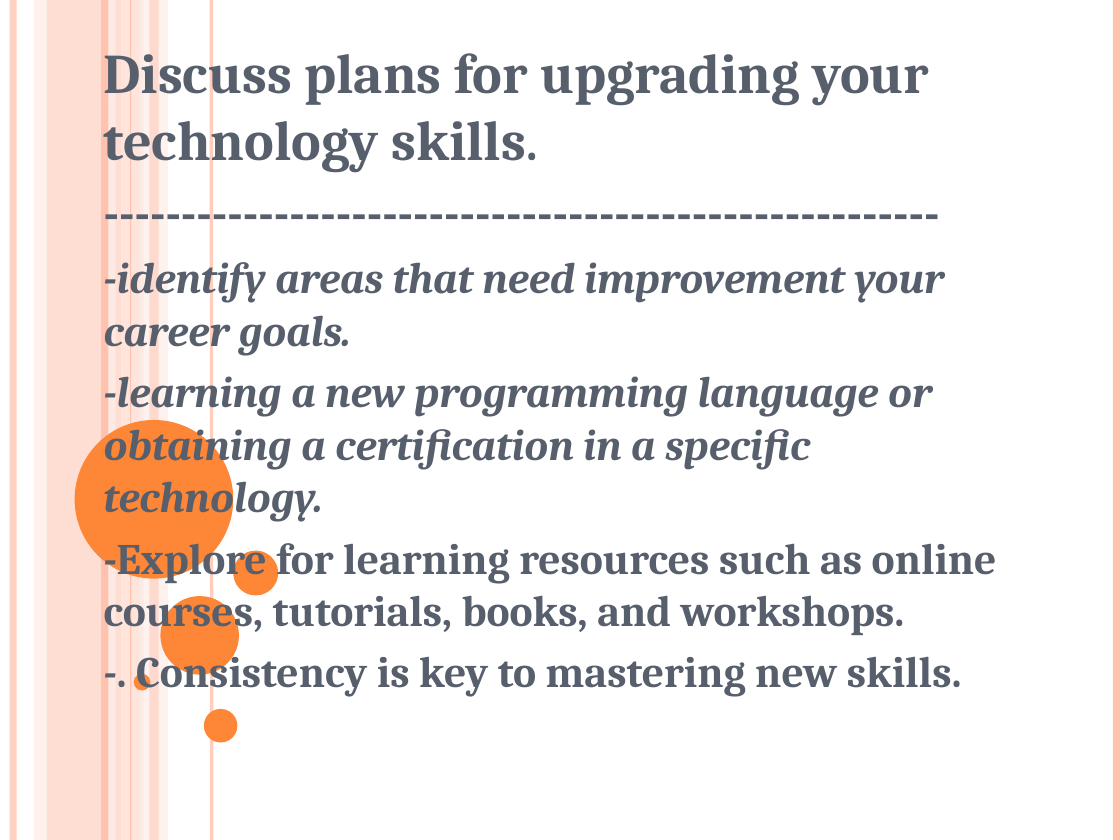
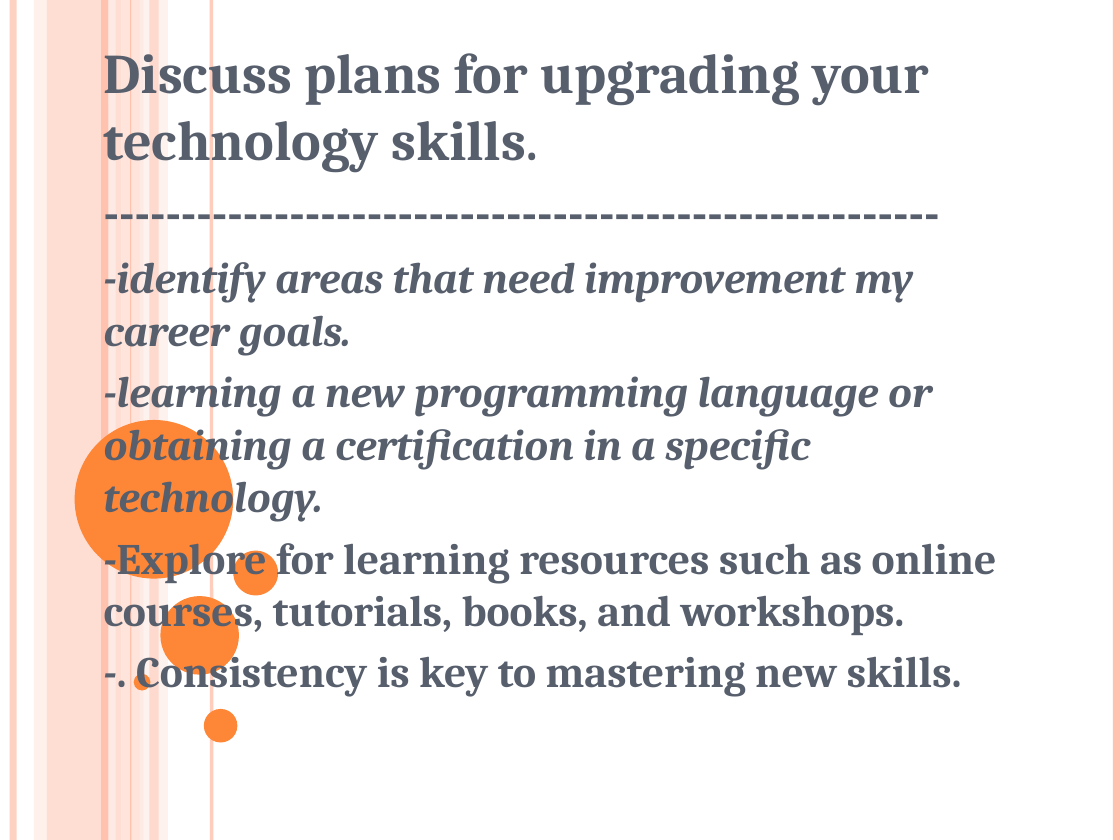
Before and after one commit to Akshaybaldha001/Top, a slide deck: slide 2 of Assinment/(modual-2 )ss.pptx. Drawn at 1120x840 pixels with LibreOffice and Linux fonts; fonts in the diff are those of the drawing. Boxes give left, top, right and bottom in pixels: in the first picture for what was removed or moved away, otherwise in the second. Text is boxed around its words. In the diff, an @@ line names an element or a change of style, - is before the commit and + after.

```diff
--- a/Assinment/(modual-2 )ss.pptx
+++ b/Assinment/(modual-2 )ss.pptx
@@ subtitle at [104, 253, 914, 356]: text changed @@
--identify areas that need improvement your career goals.
+-identify areas that need improvement my career goals.
```
Also in this commit, not shown: 2 other slides changed, 1 slide added.
